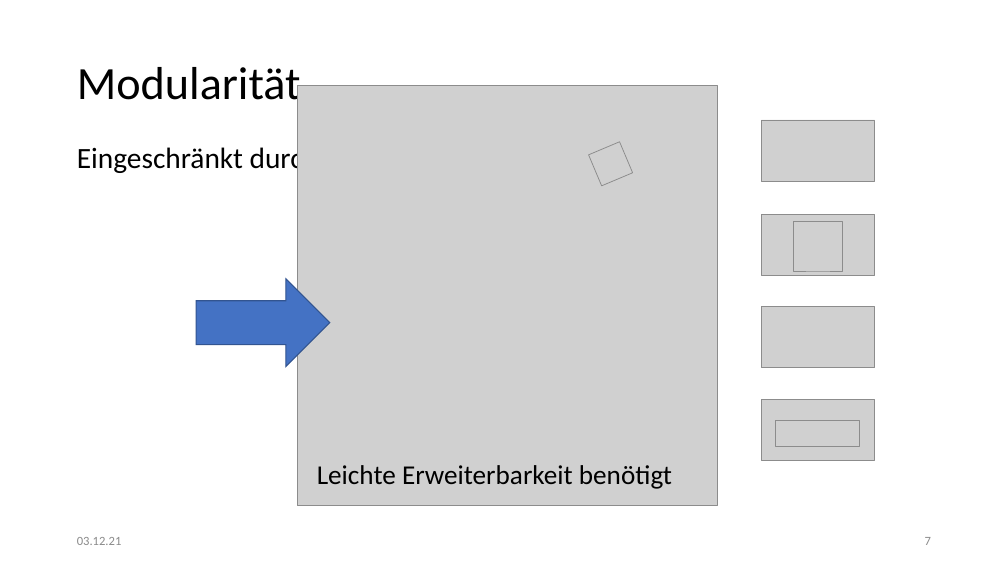
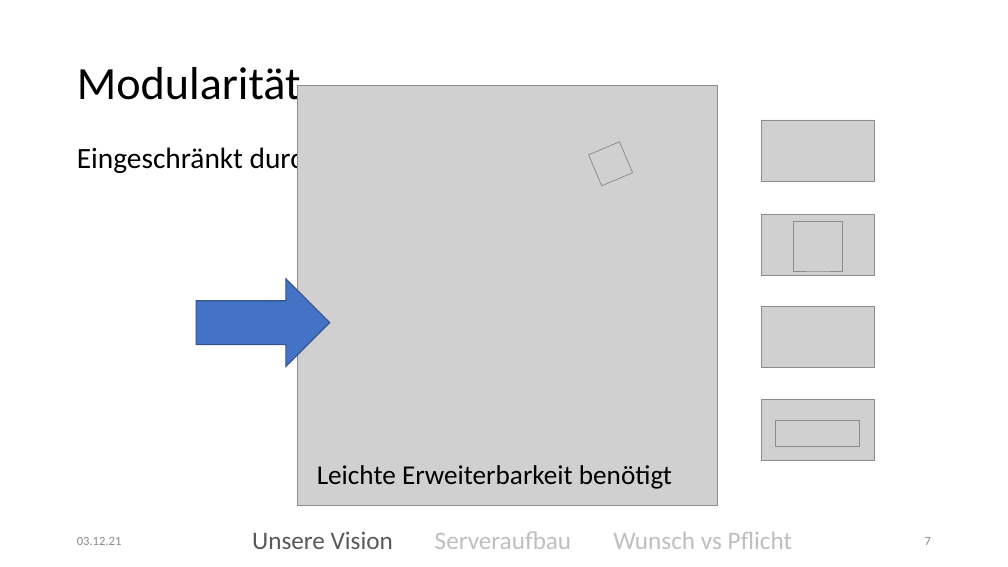
Before and after one commit to kittyahy/PSEAppGruppe2, a slide deck: slide 7 of Praesentationen/01-Definitionsphase/Präsentation.pptx. Drawn at 1008x567 pixels with LibreOffice and Linux fonts; fonts in the diff are those of the drawing; grey boxes stand for pictures. Boxes give left, top, right and bottom in pixels: in the first picture for what was removed or moved away, otherwise in the second. Text is boxed around its words. In the diff, an @@ line names an element or a change of style, - is before the commit and + after.

```diff
--- a/Praesentationen/01-Definitionsphase/Präsentation.pptx
+++ b/Praesentationen/01-Definitionsphase/Präsentation.pptx
@@ text added at box(252, 531, 393, 549), 24 pt, text #595959 @@
+Unsere Vision
@@ text added at box(435, 531, 571, 549), 24 pt, text #BFBFBF @@
+Serveraufbau
@@ text added at box(613, 532, 792, 549), 24 pt, text #BFBFBF @@
+Wunsch vs Pflicht
```
Also in this commit, not shown: 16 other slides changed.
